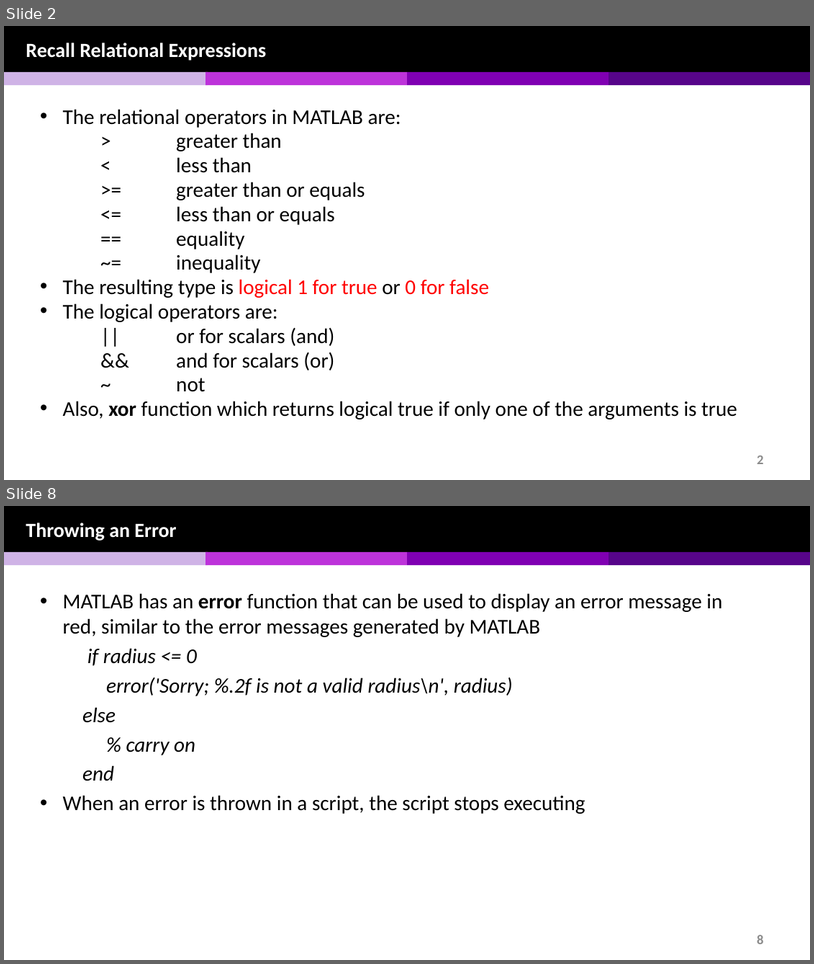
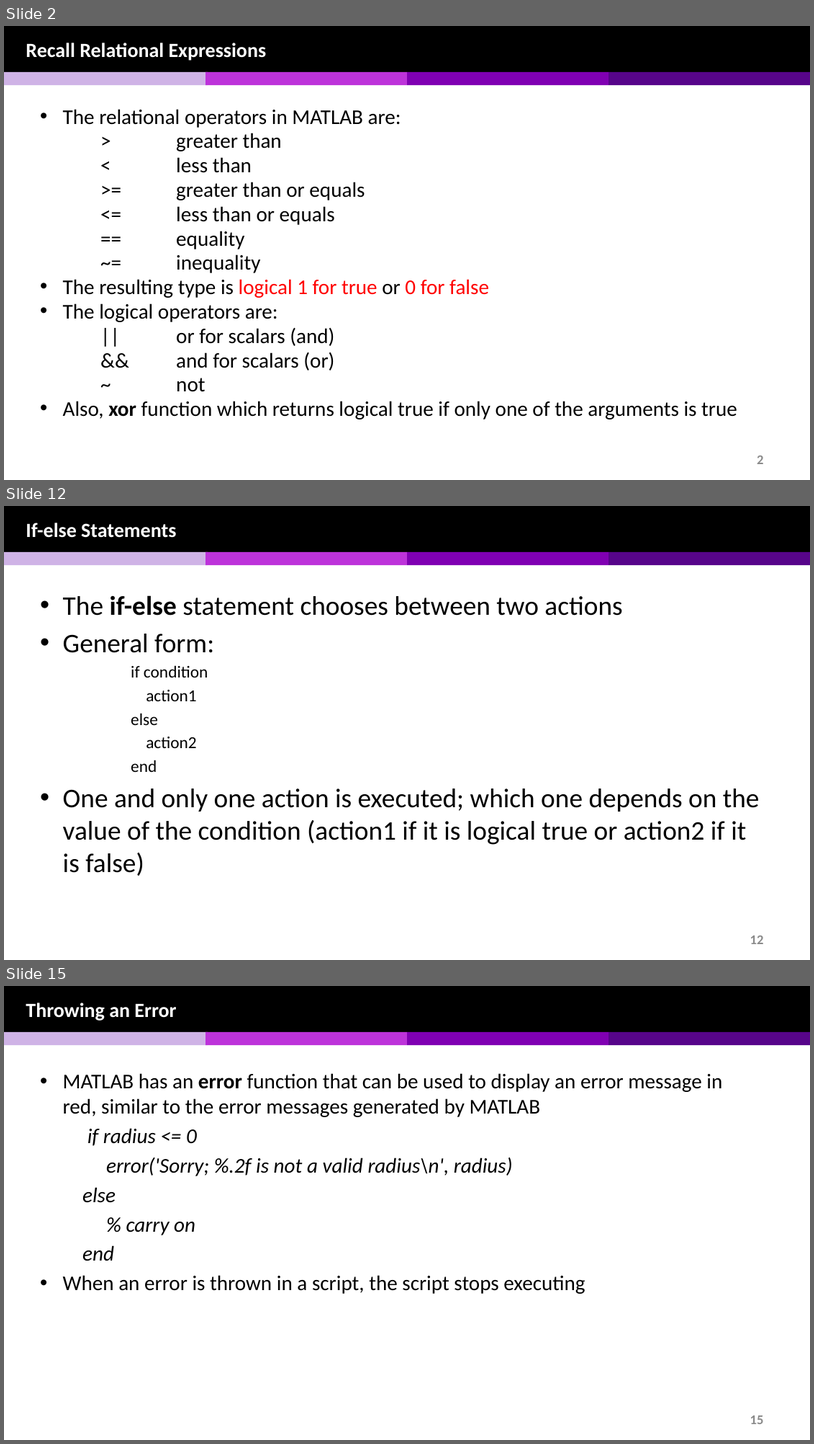
Before and after one commit to chulminy/AE_ENVE_GEOE_121, a slide deck: lecture/selection_statement/selection_statement_v1.pptx. Shown one above the other, each under a label of ours: slides 2 and 8 before the commit, slides 2, 12 and 15 after it; the slides between them are not shown. The pictures are 814x964 and 814x1444 pixels, drawn with LibreOffice and Linux fonts; fonts in the diff are those of the drawing. Boxes give left, top, right and bottom in pixels: in the first picture for what was removed or moved away, otherwise in the second. Text is boxed around its words. In the diff, an @@ line names an element or a change of style, - is before the commit and + after.

```diff
--- a/lecture/selection_statement/selection_statement_v1.pptx
+++ b/lecture/selection_statement/selection_statement_v1.pptx
@@ slide 12 added at (x1=4, y1=506, x2=810, y2=960), background #FFFFFF; not listed: 6 template elements that a slide beside it also shows @@
@@ text added at (x1=26, y1=523, x2=176, y2=538), 24 pt, text #FFFFFF, bold @@
+If-else Statements
@@ text added at (x1=63, y1=595, x2=760, y2=875), 32 pt, text #000000 @@
+• The if-else statement chooses between two actions
+• General form:
+      if condition
+      action1
+      else
+      action2
+      end
+• One and only one action is executed; which one depends on the value of the condition (action1 if it is logical true or action2 if it is false)
@@ what was slide 8 is now slide 15 @@
@@ page number at (x1=751, y1=1415, x2=764, y2=1424): text changed @@
-8
+15
```
Also in this commit, not shown: 7 slides changed, 11 other slides added, 2 slides removed, 16 other files.
